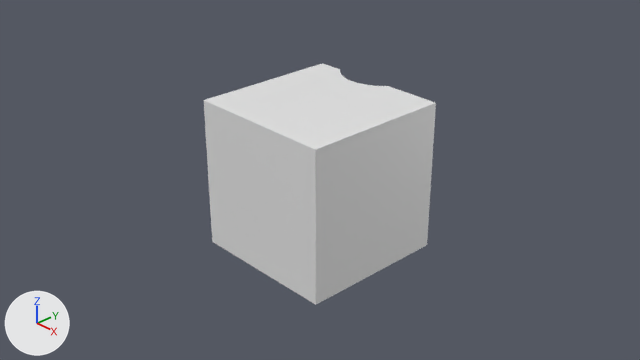
What one commit did to the Blender file Excercises/booleanDiff.blend.
One viewpoint serves both versions: the file's camera 'Camera'. The lights are fixed; the arrows at lower left show +X, +Y and +Z.
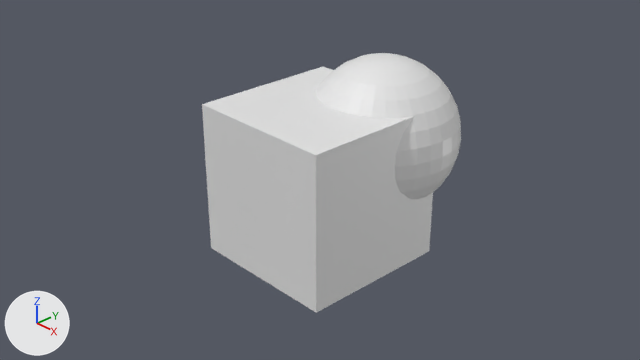
Commit message: Boolean Difference Union etc

ob_sphere is not drawn itself; it is used by a modifier of ob_cube.

Where the change shows, as pixel boxes (x1, y1, x2, y2) in the pictures (640 x 360 px):
'Cube', moved, modifiers changed
    before: (204, 63, 436, 305)
    after: (202, 53, 461, 313)

Diff of the bpy script that builds the scene:
```diff
--- a/Excercises/booleanDiff.blend.py
+++ b/Excercises/booleanDiff.blend.py
@@ ob_cube @@
 ob_cube = bpy.data.objects.new('Cube', me_cube)
-ob_cube.location = (0.0, 0.0, 0.0)
+ob_cube.location = (0.145, -0.129, 0.023)
 _m = ob_cube.modifiers.new('Boolean', 'BOOLEAN')
 _m.object = ob_sphere
+_m.operation = 'UNION'
 _m.solver = 'FLOAT'
@@ ob_sphere @@
 ob_sphere = bpy.data.objects.new('Sphere', me_sphere)
-ob_sphere.location = (-0.223, 1.358, 0.173)
+ob_sphere.location = (0.364, 0.742, 0.481)
 ob_sphere.hide_set(True)  # wire or fog, not drawn
```
